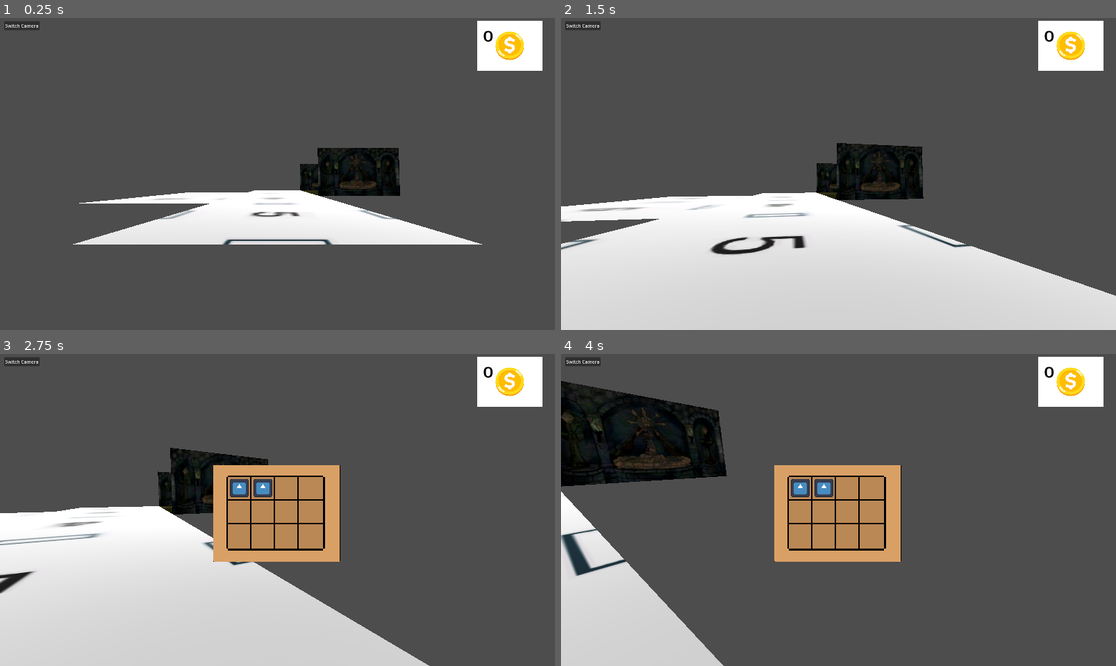
Above: before the commit, frames 1-4 (two rows, left to right).
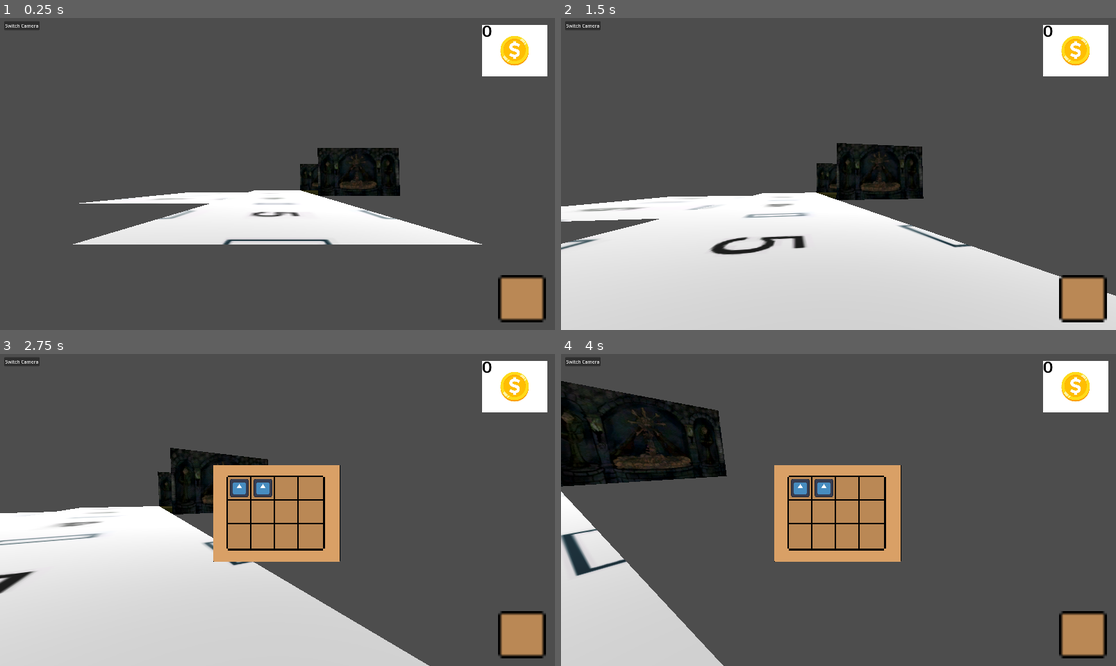
Above: after the commit, the same moments.

Repository: Team-C-623/koven_game
Game: Godot game, scene res://scenes/main3d.tscn
Two runs of this game, one before a commit and one after it. Both use one fixed random seed, a clock stepped at 60 frames per second and the inputs below. The engine's default icon, where the game draws it, is replaced by a stand-in: a white triangle on a blue panel in a dark square.
Inputs (mouse positions are in pixels of both pictures, inside the frame that each line leads up to):
- Up to frame 1 (0.25 s): no input
- Up to frame 2 (1.5 s): tap Enter at 0.5 s; move the mouse to (866, 174) at 0.52 s; hold W (up) 0.53-1.28 s; tap J (journal) at 0.6, 1.35 s; click (866, 174) at 0.67 s; move the mouse to (799, 152) at 1.27 s; hold S (down) from 1.28 s (still down); click (799, 152) at 1.42 s
- Up to frame 3 (2.75 s): move the mouse to (288, 503) at 2.02 s; release S (down) at 2.03 s; hold W (up) from 2.03 s (still down); tap J (journal) at 2.1 s
- Up to frame 4 (4 s): keep holding W (up); move the mouse to (821, 488) at 2.77 s; tap J (journal) at 2.85, 3.6 s; click (821, 488) at 2.92 s; tap Space at 3.5 s; move the mouse to (877, 513) at 3.52 s

The runs differ from the first frame. In frame 1, 2.4% of the frame differs, in the area x 85-99%, y 0-98%; in frame 2, 2.4%; in frame 3, 2.4%; in frame 4, 2.4%.

Commit message:
key
key inventory system and spawning

Diff:
--- a/project.godot
+++ b/project.godot
@@ -17,8 +17,9 @@
 
 [autoload]
 
-Currency="*res://scripts/currency/currency.gd"
-JournalManager_entry="*res://scripts/journal/journal_manager.gd"
+Currency="*res://scripts/currency/Currency.gd"
+KeySlot="*res://scenes/key/KeySlotUI.tscn"
+CurrencyUI="*res://scenes/currency/CurrencyUI.tscn"
 
 [display]
 
--- a/resources/journal.tres
+++ b/resources/journal/journal.tres
@@ -1,8 +1,8 @@
 [gd_resource type="Resource" script_class="Journal" load_steps=5 format=3 uid="uid://b1ql3mcqoqk5a"]
 
-[ext_resource type="Resource" uid="uid://b28seueh2mo0l" path="res://resources/entry1.tres" id="1_bdhst"]
+[ext_resource type="Resource" uid="uid://b28seueh2mo0l" path="res://resources/journal/entry1.tres" id="1_bdhst"]
 [ext_resource type="Script" path="res://scripts/journal/journal_entry.gd" id="1_m6f2g"]
-[ext_resource type="Resource" uid="uid://cvim4s8bmxuhy" path="res://resources/entry2.tres" id="2_2lxsy"]
+[ext_resource type="Resource" uid="uid://cvim4s8bmxuhy" path="res://resources/journal/entry2.tres" id="2_2lxsy"]
 [ext_resource type="Script" path="res://scripts/journal/journal.gd" id="3_2ijqd"]
 
 [resource]
--- /dev/null
+++ b/resources/keys/KeyInventory.tres
@@ -0,0 +1,9 @@
+[gd_resource type="Resource" script_class="InventoryKeys" load_steps=3 format=3 uid="uid://c0b6sfrb764x3"]
+
+[ext_resource type="Script" path="res://scripts/key/key_item.gd" id="1_hxxq5"]
+[ext_resource type="Script" path="res://scripts/key/key_inventory.gd" id="1_o8s0v"]
+
+[resource]
+script = ExtResource("1_o8s0v")
+max_keys = 3
+keys = Array[ExtResource("1_hxxq5")]([null, null, null])
--- a/scenes/Rooms/room2.tscn
+++ b/scenes/Rooms/room2.tscn
@@ -1,12 +1,16 @@
-[gd_scene load_steps=4 format=3 uid="uid://c7fg5epxjkipk"]
+[gd_scene load_steps=5 format=3 uid="uid://c7fg5epxjkipk"]
 
 [ext_resource type="Script" path="res://scripts/Room.gd" id="1_wpryu"]
 [ext_resource type="Texture2D" uid="uid://cy3t5fi4bysoq" path="res://assets/room2newer.png" id="2_8ivkf"]
+[ext_resource type="PackedScene" uid="uid://cep0suh26v1cl" path="res://scenes/key/key_spawner.tscn" id="2_gd6it"]
 
 [sub_resource type="WorldBoundaryShape3D" id="WorldBoundaryShape3D_1yg7t"]
 
 [node name="room2" type="StaticBody3D"]
 script = ExtResource("1_wpryu")
+
+[node name="KeySpawner" parent="." instance=ExtResource("2_gd6it")]
+transform = Transform3D(1, 0, 0, 0, 1, 0, 0, 0, 1, 0, 0.00533497, 1.63448)
 
 [node name="Sprite3D" type="Sprite3D" parent="."]
 axis = 1
--- a/scenes/currency/currencyUI.tscn
+++ b/scenes/currency/currencyUI.tscn
@@ -1,26 +1,31 @@
 [gd_scene load_steps=3 format=3 uid="uid://c5gq4mv4mn0wv"]
 
-[ext_resource type="Script" path="res://scripts/currency/currencyUI.gd" id="1_s7gus"]
+[ext_resource type="Script" path="res://scripts/currency/CurrencyUI.gd" id="1_s7gus"]
 [ext_resource type="Texture2D" uid="uid://bc67qqxu7es8f" path="res://assets/coin.jpg" id="2_vgu7t"]
 
 [node name="CurrencyUi" type="Control"]
 layout_mode = 3
 anchors_preset = 0
+offset_left = 1667.0
+offset_top = 20.0
+offset_right = 1667.0
+offset_bottom = 20.0
 script = ExtResource("1_s7gus")
 
 [node name="TextureRect" type="TextureRect" parent="."]
 layout_mode = 0
-offset_right = 360.0
-offset_bottom = 360.0
+offset_top = 4.0
+offset_right = 450.0
+offset_bottom = 364.0
 scale = Vector2(0.5, 0.5)
 texture = ExtResource("2_vgu7t")
 
 [node name="label" type="Label" parent="."]
 layout_mode = 0
-offset_left = 20.0
-offset_top = 18.0
-offset_right = 262.0
-offset_bottom = 163.0
+offset_left = -1.0
+offset_top = -11.0
+offset_right = 151.0
+offset_bottom = 122.0
 scale = Vector2(1.2621, 1.04444)
 theme_override_colors/font_color = Color(0, 0, 0, 1)
 theme_override_font_sizes/font_size = 50
--- a/scenes/journal/journal_slot.tscn
+++ b/scenes/journal/JournalSlot.tscn
@@ -1,7 +1,7 @@
 [gd_scene load_steps=3 format=3 uid="uid://bg5rixxbj1u33"]
 
 [ext_resource type="Texture2D" uid="uid://wt7n4stc2y22" path="res://assets/inventory-slot.png" id="1_4tggk"]
-[ext_resource type="Script" path="res://scripts/journal/journal_slot_UI.gd" id="1_8bavc"]
+[ext_resource type="Script" path="res://scripts/journal/journal_slot_ui.gd" id="1_8bavc"]
 
 [node name="journal_slot" type="Panel"]
 self_modulate = Color(1, 1, 1, 0)
--- a/scenes/journal/journal_ui.tscn
+++ b/scenes/journal/JournalUI.tscn
@@ -2,7 +2,7 @@
 
 [ext_resource type="Script" path="res://scripts/journal/journal_ui.gd" id="1_bmtbh"]
 [ext_resource type="Texture2D" uid="uid://cpdtli0wn851d" path="res://assets/inventory-background.png" id="2_g76vo"]
-[ext_resource type="PackedScene" uid="uid://bg5rixxbj1u33" path="res://scenes/journal/journal_slot.tscn" id="3_tqq02"]
+[ext_resource type="PackedScene" uid="uid://bg5rixxbj1u33" path="res://scenes/journal/JournalSlot.tscn" id="3_tqq02"]
 [ext_resource type="Script" path="res://scripts/journal/entry_display.gd" id="4_ssytr"]
 
 [node name="Journal_UI" type="Control"]
--- a/scenes/journal/journal_spawner.tscn
+++ /dev/null
@@ -1,38 +0,0 @@
-[gd_scene load_steps=4 format=3 uid="uid://dayocsa6yj8uc"]
-
-[ext_resource type="Texture2D" uid="uid://1lvd0pix4pg8" path="res://icon.svg" id="1_xrgds"]
-
-[sub_resource type="GDScript" id="GDScript_vj4cf"]
-script/source = "extends Area2D
-class_name JournalSpawner
-
-@export var entry_id: int = 0  # Set this in inspector for each spawner
-@onready var journal_ui = get_tree().get_first_node_in_group(\"journal_ui\")
-
-func _ready():
-	body_entered.connect(_on_body_entered)
-
-func _on_body_entered(body):
-	if body.is_in_group(\"player\"):
-		var entry = JournalManager.get_entry(entry_id)
-		if entry:
-			journal_ui.display_entry(entry)
-			queue_free()  # Remove after collection
-		else:
-			push_error(\"Invalid journal entry ID: \", entry_id)
-"
-
-[sub_resource type="RectangleShape2D" id="RectangleShape2D_nxxly"]
-size = Vector2(121, 123)
-
-[node name="JournalObject" type="Area2D"]
-script = SubResource("GDScript_vj4cf")
-
-[node name="Sprite2D" type="Sprite2D" parent="."]
-position = Vector2(0, 0.5)
-scale = Vector2(1, 0.992188)
-texture = ExtResource("1_xrgds")
-
-[node name="CollisionShape2D" type="CollisionShape2D" parent="."]
-position = Vector2(-1.5, 0.5)
-shape = SubResource("RectangleShape2D_nxxly")
--- /dev/null
+++ b/scenes/key/Key.tscn
@@ -0,0 +1,19 @@
+[gd_scene load_steps=4 format=3 uid="uid://bfilvslad5s8m"]
+
+[ext_resource type="Script" path="res://scripts/key/key_manager.gd" id="1_utkoh"]
+[ext_resource type="Texture2D" uid="uid://b0kv6bj6ahw4p" path="res://assets/key.webp" id="2_4f53v"]
+
+[sub_resource type="SphereShape3D" id="SphereShape3D_fu7f5"]
+radius = 3.68908
+
+[node name="Key" type="Area3D"]
+script = ExtResource("1_utkoh")
+
+[node name="CollisionShape3d" type="CollisionShape3D" parent="."]
+transform = Transform3D(1, 0, 0, 0, 1, 0, 0, 0, 1, 1.23039, 0.505761, -2.40141)
+shape = SubResource("SphereShape3D_fu7f5")
+
+[node name="Sprite3D" type="Sprite3D" parent="."]
+texture = ExtResource("2_4f53v")
+
+[connection signal="body_shape_entered" from="." to="." method="_on_body_shape_entered"]
--- /dev/null
+++ b/scenes/key/KeySlotUI.tscn
@@ -0,0 +1,42 @@
+[gd_scene load_steps=3 format=3 uid="uid://c5bwgdvcxehe7"]
+
+[ext_resource type="Script" path="res://scripts/key/key_slot_UI.gd" id="1_3d74m"]
+[ext_resource type="Texture2D" uid="uid://wt7n4stc2y22" path="res://assets/inventory-slot.png" id="1_lwdkr"]
+
+[node name="KeySlotUI" type="Panel"]
+offset_left = 1724.0
+offset_top = 890.0
+offset_right = 1724.0
+offset_bottom = 890.0
+script = ExtResource("1_3d74m")
+
+[node name="Sprite2D" type="Sprite2D" parent="."]
+scale = Vector2(10.3125, 10.1875)
+texture = ExtResource("1_lwdkr")
+centered = false
+
+[node name="CenterContainer" type="CenterContainer" parent="."]
+custom_minimum_size = Vector2(160, 160)
+layout_mode = 0
+offset_left = 2.0
+offset_top = 3.0
+offset_right = 162.0
+offset_bottom = 163.0
+
+[node name="Panel" type="Panel" parent="CenterContainer"]
+layout_mode = 2
+
+[node name="Counter" type="Label" parent="CenterContainer/Panel"]
+z_index = 1
+layout_mode = 0
+offset_left = 12.0
+offset_top = 8.0
+offset_right = 69.0
+offset_bottom = 77.0
+theme_override_font_sizes/font_size = 50
+text = "0"
+horizontal_alignment = 2
+
+[node name="ItemDisplay" type="Sprite2D" parent="CenterContainer/Panel"]
+position = Vector2(-3, 0)
+scale = Vector2(0.85, 0.85)
--- /dev/null
+++ b/scenes/key/key_spawner.tscn
@@ -0,0 +1,16 @@
+[gd_scene load_steps=4 format=3 uid="uid://cep0suh26v1cl"]
+
+[ext_resource type="Script" path="res://scripts/key/key_spawner.gd" id="1_fbgcw"]
+[ext_resource type="PackedScene" uid="uid://bfilvslad5s8m" path="res://scenes/key/Key.tscn" id="2_n2x6v"]
+
+[sub_resource type="BoxShape3D" id="BoxShape3D_4lf6i"]
+size = Vector3(2.51746, 0.797852, 1.9071)
+
+[node name="KeySpawner" type="Node3D"]
+transform = Transform3D(1, 0, 0, 0, 1, 0, 0, 0, 1, -0.0418059, 0, 0.0438628)
+script = ExtResource("1_fbgcw")
+key_scene = ExtResource("2_n2x6v")
+
+[node name="CollisionShape3D" type="CollisionShape3D" parent="."]
+transform = Transform3D(1, 0, 0, 0, 1, 0, 0, 0, 1, 0.758728, 0.101074, 0.453552)
+shape = SubResource("BoxShape3D_4lf6i")
--- a/scenes/main3d.tscn
+++ b/scenes/main3d.tscn
@@ -1,10 +1,9 @@
-[gd_scene load_steps=6 format=3 uid="uid://cirl17lt8b0qy"]
+[gd_scene load_steps=5 format=3 uid="uid://cirl17lt8b0qy"]
 
 [ext_resource type="PackedScene" uid="uid://na8sbq0ipt4w" path="res://scenes/Rooms/room1.tscn" id="1_cfuyy"]
 [ext_resource type="Script" path="res://scripts/main.gd" id="1_tbt52"]
 [ext_resource type="PackedScene" uid="uid://cjjcwfil4vt7w" path="res://scenes/player_3d.tscn" id="2_mjsmv"]
 [ext_resource type="Script" path="res://scripts/map.gd" id="4_scj2c"]
-[ext_resource type="PackedScene" uid="uid://c5gq4mv4mn0wv" path="res://scenes/currency/currencyUI.tscn" id="5_f56qx"]
 
 [node name="Main" type="Node3D"]
 script = ExtResource("1_tbt52")
@@ -29,13 +28,6 @@
 [node name="room1" parent="Map" instance=ExtResource("1_cfuyy")]
 visible = false
 
-[node name="CurrencyUi" parent="." instance=ExtResource("5_f56qx")]
-offset_left = 1650.0
-offset_top = 10.0
-offset_right = 1650.75
-offset_bottom = 10.0
-scale = Vector2(1, 0.962)
-
 [node name="SpotLight3D" type="SpotLight3D" parent="."]
 transform = Transform3D(1, 0, 0, 0, -4.37114e-08, 1, 0, -1, -4.37114e-08, 0, 6.67436, 0)
 visible = false
--- a/scenes/player_3d.tscn
+++ b/scenes/player_3d.tscn
@@ -1,9 +1,9 @@
 [gd_scene load_steps=7 format=3 uid="uid://cjjcwfil4vt7w"]
 
 [ext_resource type="Script" path="res://scripts/player.gd" id="1_r5t1a"]
-[ext_resource type="Resource" uid="uid://b1ql3mcqoqk5a" path="res://resources/journal.tres" id="2_vb78k"]
+[ext_resource type="Resource" uid="uid://b1ql3mcqoqk5a" path="res://resources/journal/journal.tres" id="2_vb78k"]
 [ext_resource type="Texture2D" uid="uid://c4thpb1jqtjk7" path="res://assets/character.png" id="2_vept1"]
-[ext_resource type="PackedScene" uid="uid://cl1ys84xdtb60" path="res://scenes/journal/journal_ui.tscn" id="4_anngu"]
+[ext_resource type="PackedScene" uid="uid://cl1ys84xdtb60" path="res://scenes/journal/JournalUI.tscn" id="4_anngu"]
 
 [sub_resource type="CapsuleMesh" id="CapsuleMesh_l1fuj"]
 
--- a/scripts/journal/journal_slot_UI.gd
+++ b/scripts/journal/journal_slot_UI.gd
@@ -2,10 +2,7 @@
 
 signal entry_selected(entry: JournalEntry)
 @onready var item_visual: Sprite2D = $CenterContainer/Panel/ItemDisplay
-
 var current_entry: JournalEntry = null
-
-
 
 
 func update(item: JournalEntry):
--- a/scripts/journal/journal_ui.gd
+++ b/scripts/journal/journal_ui.gd
@@ -1,6 +1,6 @@
 extends Control
 
-@onready var journal: Journal = preload("res://resources/journal.tres")
+@onready var journal: Journal = preload("res://resources/journal/journal.tres")
 @onready var slots: Array = $NinePatchRect/GridContainer.get_children()
 @onready var entry_display = $EntryDisplay
 var is_open = false
--- /dev/null
+++ b/scripts/key/key_inventory.gd
@@ -0,0 +1,40 @@
+extends Resource
+class_name InventoryKeys
+
+signal keys_updated
+signal inventory_full
+
+@export var max_keys: int = 3
+@export var keys: Array[Key] = []
+
+static var instance: InventoryKeys
+
+func _init():
+	instance = self
+
+func get_number_of_keys():
+	var count = 0
+	for key in InventoryKeys.instance.keys:
+		if key != null:
+			count += 1
+	return count
+
+func add_key(new_key: Key) -> bool:
+	# Validate input
+	if not new_key:
+		push_error("Tried to add null key to inventory")
+		return false
+
+	if not new_key is Key:
+		push_error("Tried to add non-Key object: ", new_key)
+		return false
+
+	# Check capacity
+	if get_number_of_keys() >= max_keys:
+		emit_signal("inventory_full")
+		return false
+
+	# Add key and notify
+	keys.append(new_key)
+	emit_signal("keys_updated")
+	return true
--- /dev/null
+++ b/scripts/key/key_item.gd
@@ -0,0 +1,5 @@
+extends Resource
+
+class_name Key
+
+@export var texture: Texture2D
--- /dev/null
+++ b/scripts/key/key_manager.gd
@@ -0,0 +1,11 @@
+extends Area3D
+
+func _on_body_shape_entered(body_rid: RID, body: Node3D, body_shape_index: int, local_shape_index: int) -> void:
+	if body is Player:
+		var new_key = Key.new()
+		if InventoryKeys.instance.add_key(new_key):
+			KeySlot.update()
+			queue_free()
+			print("key added")
+		else:
+			print("Key not added")
--- /dev/null
+++ b/scripts/key/key_slot_UI.gd
@@ -0,0 +1,25 @@
+extends Panel
+
+class_name KeySlotUI
+
+@onready var key_sprite: Sprite2D = $CenterContainer/Panel/ItemDisplay
+@onready var counter_label: Label = $CenterContainer/Panel/Counter
+@onready var keys: InventoryKeys = preload("res://resources/keys/KeyInventory.tres")
+#for some reason this only works with the var keys even though it should work without
+#it should access the get_number_of_keys function through the InventoryKeys singleton in the key_inventory.gd script
+@onready var texture: = preload("res://icon.svg") #texture for the key ui slot
+func _ready():
+	await get_tree().process_frame
+	update()
+
+
+
+func update():
+	var num_of_keys = InventoryKeys.instance.get_number_of_keys()
+	if num_of_keys > 0:
+		key_sprite.visible = true
+		key_sprite.texture = texture
+		counter_label.text = str(num_of_keys)
+	else:
+		key_sprite.visible = false
+		counter_label.text = ''
--- /dev/null
+++ b/scripts/key/key_spawner.gd
@@ -0,0 +1,23 @@
+extends Node3D
+class_name KeySpawner
+
+@export var key_scene : PackedScene
+@export var spawn_chance : float = 0.5  # 50% chance to spawn
+@export var spawn_height : float = 0.5  # Height above ground
+
+func try_spawn_key():
+	if randf() <= spawn_chance:
+		var key = key_scene.instantiate()
+
+		# Position randomly within spawner area
+		var spawn_extents = $CollisionShape3D.shape.extents
+		var random_pos = Vector3(
+			randf_range(-spawn_extents.x, spawn_extents.x),
+			spawn_height,
+			randf_range(-spawn_extents.z, spawn_extents.z)
+		)
+
+		key.position = random_pos
+		add_child(key)
+		return key
+	return null
--- a/scripts/map.gd
+++ b/scripts/map.gd
@@ -4,10 +4,19 @@
 func _add_room(room_scene):
 	var new_instance = room_scene.instantiate()
 
+
 	# add the new room to the tree
 	add_child(new_instance)
 	# return the room so that it can be used in subsequent room creations
+
+	_spawn_keys_in_room(new_instance) #spawns key
 	return new_instance
+
+#spawns keys
+func _spawn_keys_in_room(room):
+	var spawners = room.find_children("*", "KeySpawner", true)
+	for spawner in spawners:
+		spawner.try_spawn_key()
 
 # sets the location of a provided room
 func _set_room_position(new_instance, prev_room, prev_door_pos, new_door_pos):
--- a/scripts/player.gd
+++ b/scripts/player.gd
@@ -1,5 +1,5 @@
 extends CharacterBody3D
-
+class_name Player
 const SENS = 0.4
 const SPEED = 5.0
 
Binary file added: assets/key.webp
Not shown, added: assets/key.webp.import
Not shown: 1 places in resources/journal/entry1.tres that only renumber resources
Renamed: resources/entry2.tres -> resources/journal/entry2.tres
